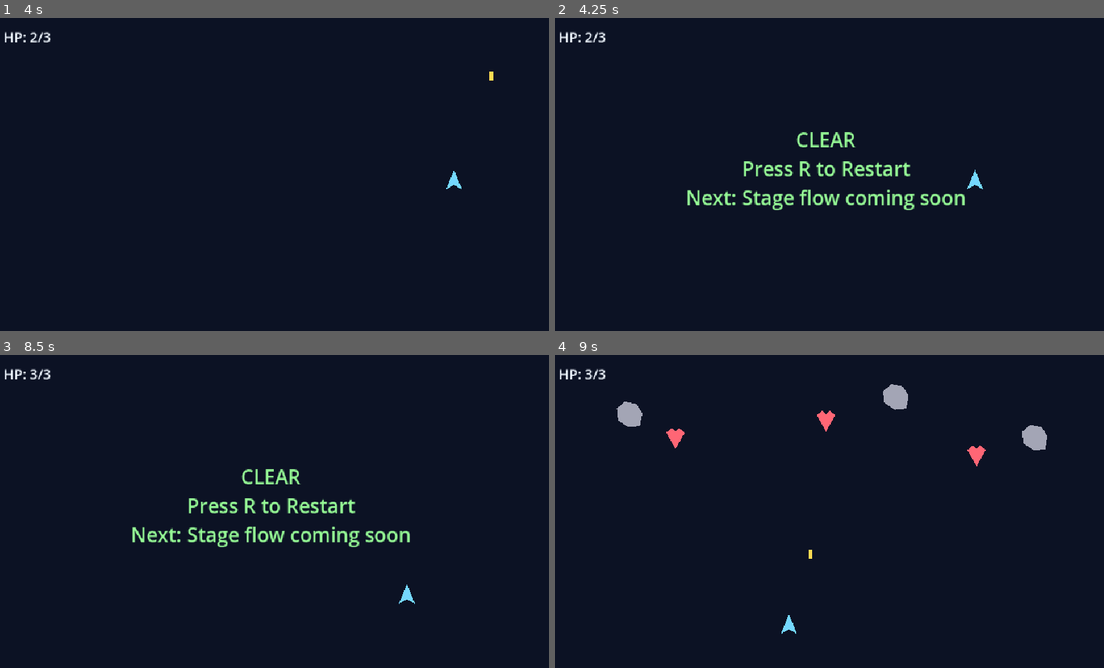
Above: before the commit, frames 1-4 (two rows, left to right).
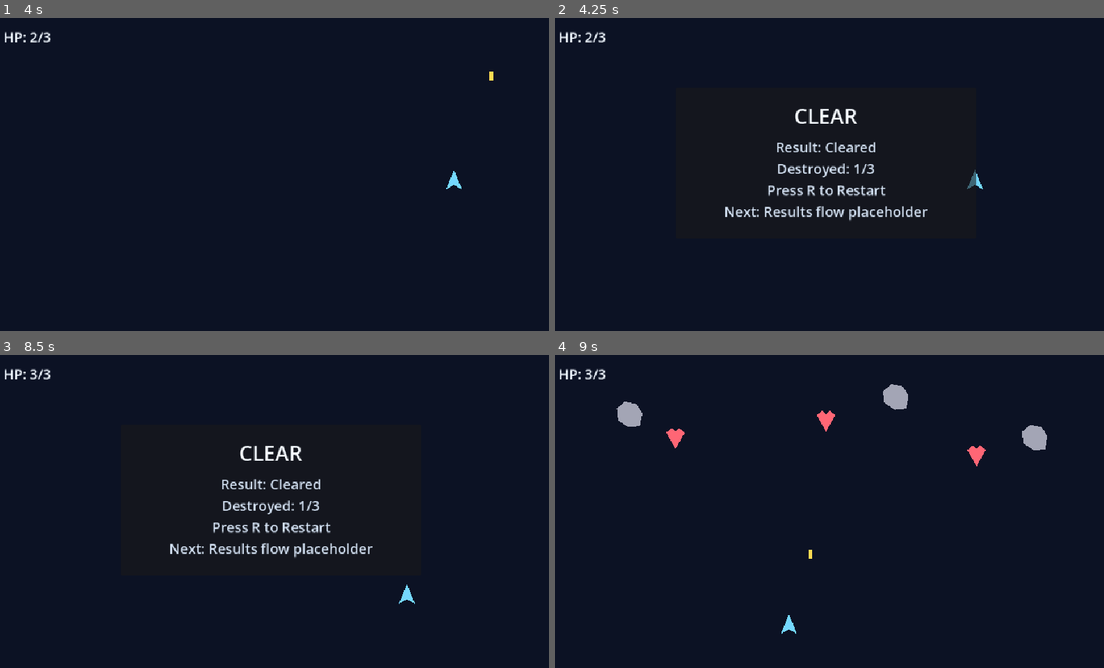
Above: after the commit, the same moments.

Repository: Drew-Z/game-next-spacewar
Game: Godot game, scene res://scenes/main.tscn
The game is run twice, just before and just after one commit, with the same random seed, the same clock (stepped at 60 frames per second) and the same inputs.
Inputs:
- Up to frame 1 (4 s): tap Enter (ui_accept) at 0.5, 0.77, 1.52, 3.02, 3.77 s; hold Right (ui_right) 0.53-1.28 s; tap R at 0.6, 2.1, 3.6 s; hold Down (ui_down) 1.28-2.03 s; tap Space at 1.35, 2.85 s; hold Right (ui_right) 2.03-2.78 s; hold Up (ui_up) 2.78-3.53 s; hold Left (ui_left) from 3.53 s (still down)
- Up to frame 2 (4.25 s): keep holding Left (ui_left)
- Up to frame 3 (8.5 s): tap R at 4.25, 5.1, 6.6, 8.1 s; tap Space at 4.35, 5.85, 7.35 s; tap Enter (ui_accept) at 4.52, 6.02, 6.77, 7.52 s; release Left (ui_left) at 5.03 s; hold Down (ui_down) 5.03-5.78 s; hold Right (ui_right) 5.78-6.53 s; hold Up (ui_up) 6.53-7.28 s; hold Right (ui_right) 7.28-8.03 s; hold Down (ui_down) from 8.03 s (still down)
- Up to frame 4 (9 s): tap R at 8.75 s; release Down (ui_down) at 8.78 s; hold Left (ui_left) from 8.78 s (still down); tap Space at 8.85 s

Frame 1 is identical in both runs. In frame 2, 3.8% of the frame differs, in the area x 24-77%, y 28-65%; in frame 3, 3.8%; in frame 4, nothing differs.

Commit message:
feat(results): add basic result panel and score

Diff:
--- a/scenes/main.tscn
+++ b/scenes/main.tscn
@@ -45,26 +45,30 @@
 theme_override_font_sizes/font_size = 24
 text = "HP: 3/3"
 
-[node name="ClearLabel" type="Label" parent="HUD"]
+[node name="ResultPanel" type="PanelContainer" parent="HUD"]
 visible = false
-offset_left = 180.0
-offset_top = 150.0
-offset_right = 780.0
-offset_bottom = 370.0
-theme_override_colors/font_color = Color(0.584314, 0.976471, 0.584314, 1)
-theme_override_font_sizes/font_size = 34
-text = "CLEAR\nPress R to Restart\nNext: Stage flow coming soon"
+offset_left = 220.0
+offset_top = 120.0
+offset_right = 740.0
+offset_bottom = 380.0
+
+[node name="MarginContainer" type="MarginContainer" parent="HUD/ResultPanel"]
+theme_override_constants/margin_left = 24
+theme_override_constants/margin_top = 24
+theme_override_constants/margin_right = 24
+theme_override_constants/margin_bottom = 24
+
+[node name="Content" type="VBoxContainer" parent="HUD/ResultPanel/MarginContainer"]
+theme_override_constants/separation = 12
+
+[node name="ResultTitle" type="Label" parent="HUD/ResultPanel/MarginContainer/Content"]
+theme_override_colors/font_color = Color(0.960784, 0.980392, 1, 1)
+theme_override_font_sizes/font_size = 36
+text = "RESULT"
 horizontal_alignment = 1
-vertical_alignment = 1
 
-[node name="FailLabel" type="Label" parent="HUD"]
-visible = false
-offset_left = 180.0
-offset_top = 150.0
-offset_right = 780.0
-offset_bottom = 370.0
-theme_override_colors/font_color = Color(1, 0.521569, 0.521569, 1)
-theme_override_font_sizes/font_size = 34
-text = "FAIL\nPress R to Restart\nNext: Retry flow coming soon"
+[node name="ResultBody" type="Label" parent="HUD/ResultPanel/MarginContainer/Content"]
+theme_override_colors/font_color = Color(0.835294, 0.890196, 0.960784, 1)
+theme_override_font_sizes/font_size = 24
+text = "Result: Cleared\nDestroyed: 0/0\nPress R to Restart\nNext: Results flow placeholder"
 horizontal_alignment = 1
-vertical_alignment = 1
--- a/scripts/main.gd
+++ b/scripts/main.gd
@@ -2,8 +2,9 @@
 
 @onready var player := $Player
 @onready var health_label := $HUD/HealthLabel as Label
-@onready var clear_label := $HUD/ClearLabel as Label
-@onready var fail_label := $HUD/FailLabel as Label
+@onready var result_panel := $HUD/ResultPanel as PanelContainer
+@onready var result_title_label := $HUD/ResultPanel/MarginContainer/Content/ResultTitle as Label
+@onready var result_body_label := $HUD/ResultPanel/MarginContainer/Content/ResultBody as Label
 
 var cleared_enemy_targets := 0
 var resolved_enemy_targets := 0
@@ -21,10 +22,9 @@
 	total_enemy_targets = 0
 	is_cleared = false
 	is_failed = false
-	clear_label.visible = false
-	fail_label.visible = false
-	clear_label.text = "CLEAR\nPress R to Restart\nNext: Stage flow coming soon"
-	fail_label.text = "FAIL\nPress R to Restart\nNext: Retry flow coming soon"
+	result_panel.visible = false
+	result_title_label.text = ""
+	result_body_label.text = ""
 	_on_player_health_changed(player.current_health, player.max_health)
 	_connect_clear_targets()
 
@@ -36,7 +36,7 @@
 func _on_player_defeated() -> void:
 	is_failed = true
 	_set_gameplay_active(false)
-	fail_label.visible = true
+	_show_result("FAIL", "Result: Failed")
 
 
 func _unhandled_input(event: InputEvent) -> void:
@@ -69,9 +69,9 @@
 
 func _on_stage_cleared() -> void:
 	is_cleared = true
-	clear_label.visible = true
 	player.set_controls_enabled(false)
 	_set_gameplay_active(false)
+	_show_result("CLEAR", "Result: Cleared")
 
 
 func _set_gameplay_active(active: bool) -> void:
@@ -82,3 +82,14 @@
 	for hazard in get_tree().get_nodes_in_group("hazards"):
 		if hazard.has_method("set_gameplay_active"):
 			hazard.set_gameplay_active(active)
+
+
+func _show_result(title: String, outcome_text: String) -> void:
+	result_title_label.text = title
+	result_body_label.text = "\n".join([
+		outcome_text,
+		"Destroyed: %d/%d" % [cleared_enemy_targets, total_enemy_targets],
+		"Press R to Restart",
+		"Next: Results flow placeholder",
+	])
+	result_panel.visible = true
Not shown, changed: README.md
Not shown, changed: docs/roadmap.md
Not shown, changed: docs/task-board.md
Not shown, changed: docs/test-checklist.md
